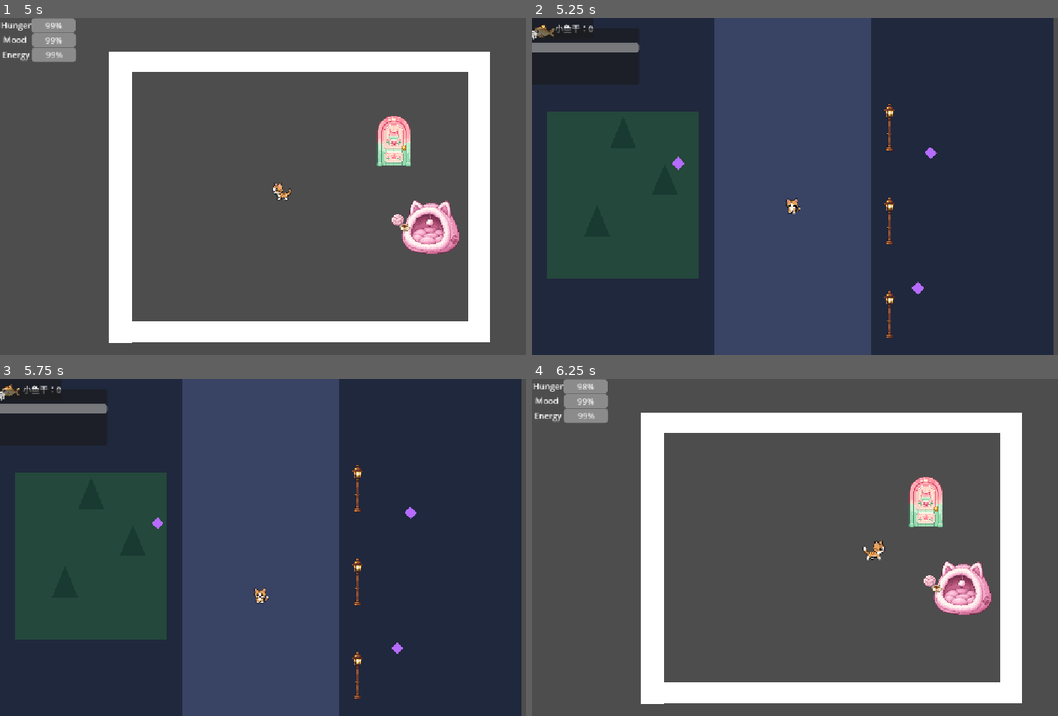
Above: before the commit, frames 1-4 (two rows, left to right).
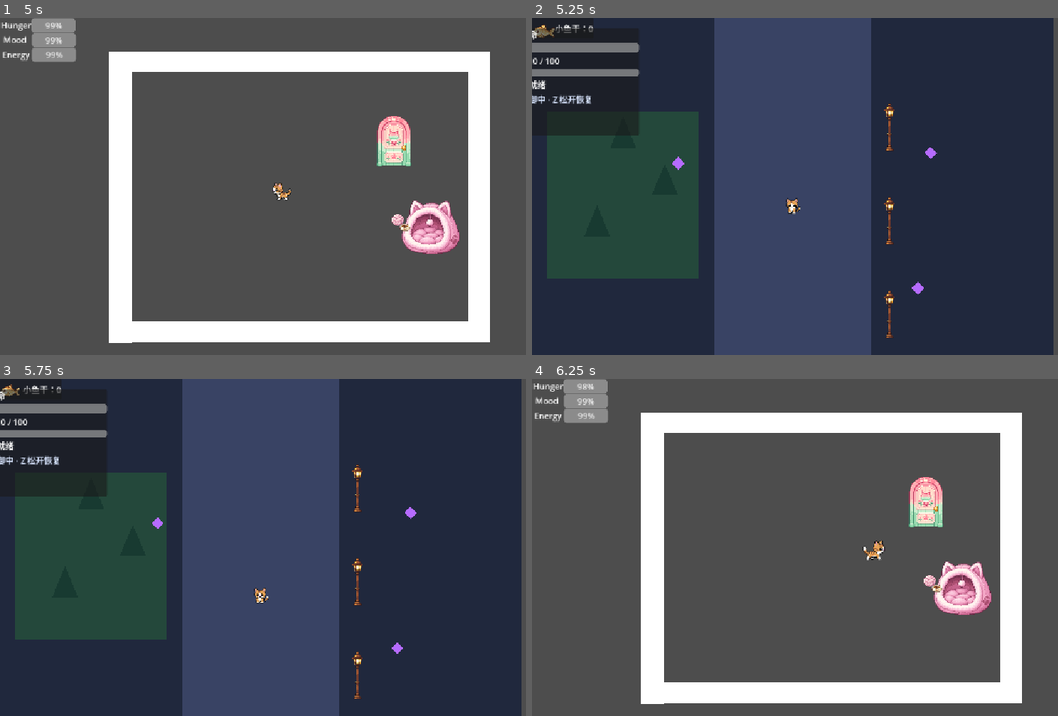
Above: after the commit, the same moments.

Repository: Kysuke727/pixelcat
Game: Godot game, scene res://scenes/main.tscn
Same seed, same stepped clock (60 frames per second), same inputs: the game is played once before the commit and once after it.
Inputs:
- Up to frame 1 (5 s): tap Enter at 0.5 s; hold D (move_right) 0.53-1.28 s; hold Z (defend) 0.53-1.28 s; hold S (move_down) 1.28-2.03 s; tap Z (defend) at 1.35, 3.05, 4.55 s; hold D (move_right) 2.03-2.78 s; hold Z (defend) 2.03-2.78 s; tap E (interact) at 2.1 s; hold W (move_up) 2.78-3.53 s; tap J (melee_attack) at 2.85 s; hold Z (defend) 3.53-4.28 s; hold A (move_left) from 3.53 s (still down); tap K (ranged_attack) at 3.6 s; tap Q (yarn_cut) at 4.35 s
- Up to frame 2 (5.25 s): release A (move_left) at 5.03 s; hold S (move_down) from 5.03 s (still down); hold Z (defend) from 5.03 s (still down); tap N at 5.1 s
- Up to frame 3 (5.75 s): keep holding S (move_down); keep holding Z (defend)
- Up to frame 4 (6.25 s): release S (move_down) at 5.78 s; release Z (defend) at 5.78 s; hold D (move_right) from 5.78 s (still down); tap B at 5.85 s; tap Z (defend) at 6.05 s

Frame 1 is identical in both runs. In frame 2, 1.9% of the frame differs, in the area x 0-21%, y 11-35%; in frame 3, 1.9%; in frame 4, nothing differs.

Commit message:
Implement V3 phase F combat HUD and test arena

Diff:
--- /dev/null
+++ b/scenes/combat_v3_test.tscn
@@ -0,0 +1,22 @@
+[gd_scene load_steps=3 format=3]
+
+[ext_resource type="PackedScene" path="res://scenes/worlds/night_world.tscn" id="1_night"]
+[ext_resource type="Script" path="res://scripts/combat_v3_test.gd" id="2_script"]
+
+[node name="CombatV3Test" type="Node2D" groups=["night_exploration"]]
+script = ExtResource("2_script")
+
+[node name="NightWorld" parent="." instance=ExtResource("1_night")]
+
+[node name="DebugLayer" type="CanvasLayer" parent="."]
+layer = 20
+
+[node name="Panel" type="PanelContainer" parent="DebugLayer"]
+offset_left = 660.0
+offset_top = 18.0
+offset_right = 980.0
+offset_bottom = 104.0
+
+[node name="DebugLabel" type="Label" parent="DebugLayer/Panel"]
+layout_mode = 2
+text = "COMBAT V3 TEST"
--- a/scenes/enemies/slime.tscn
+++ b/scenes/enemies/slime.tscn
@@ -21,6 +21,20 @@
 texture = ExtResource("2_texture")
 hframes = 4
 
+[node name="StatusFeedback" type="Label" parent="."]
+visible = false
+offset_left = -24.0
+offset_top = -30.0
+offset_right = 24.0
+offset_bottom = -16.0
+theme_override_colors/font_color = Color(1, 0.88, 0.42, 1)
+theme_override_colors/font_shadow_color = Color(0, 0, 0, 1)
+theme_override_constants/shadow_offset_x = 1
+theme_override_constants/shadow_offset_y = 1
+theme_override_font_sizes/font_size = 10
+text = "✦  ✦  ✦"
+horizontal_alignment = 1
+
 [node name="CollisionShape2D" type="CollisionShape2D" parent="."]
 position = Vector2(0, 7)
 shape = SubResource("CircleShape2D_body")
--- a/scenes/ui/battle_ui.tscn
+++ b/scenes/ui/battle_ui.tscn
@@ -17,7 +17,7 @@
 offset_left = 24.0
 offset_top = 24.0
 offset_right = 284.0
-offset_bottom = 132.0
+offset_bottom = 230.0
 
 [node name="VBoxContainer" type="VBoxContainer" parent="PanelContainer"]
 layout_mode = 2
@@ -33,6 +33,25 @@
 value = 6.0
 show_percentage = false
 
+[node name="ShieldLabel" type="Label" parent="PanelContainer/VBoxContainer"]
+layout_mode = 2
+text = "护盾 100 / 100"
+
+[node name="ShieldBar" type="ProgressBar" parent="PanelContainer/VBoxContainer"]
+custom_minimum_size = Vector2(240, 14)
+layout_mode = 2
+max_value = 100.0
+value = 100.0
+show_percentage = false
+
+[node name="YarnLabel" type="Label" parent="PanelContainer/VBoxContainer"]
+layout_mode = 2
+text = "毛线：就绪"
+
+[node name="CombatFeedback" type="Label" parent="PanelContainer/VBoxContainer"]
+layout_mode = 2
+text = "J 爪击 · K 毛线 · Z 防御 · Q 剪线"
+
 [node name="EnemyName" type="Label" parent="PanelContainer/VBoxContainer"]
 layout_mode = 2
 text = "史莱姆"
--- a/scripts/battle_ui.gd
+++ b/scripts/battle_ui.gd
@@ -1,10 +1,16 @@
 extends Control
 
 @onready var player_hp_bar: ProgressBar = $PanelContainer/VBoxContainer/PlayerHPBar
+@onready var shield_label: Label = $PanelContainer/VBoxContainer/ShieldLabel
+@onready var shield_bar: ProgressBar = $PanelContainer/VBoxContainer/ShieldBar
+@onready var yarn_label: Label = $PanelContainer/VBoxContainer/YarnLabel
+@onready var combat_feedback: Label = $PanelContainer/VBoxContainer/CombatFeedback
 @onready var enemy_name: Label = $PanelContainer/VBoxContainer/EnemyName
 @onready var enemy_hp_bar: ProgressBar = $PanelContainer/VBoxContainer/EnemyHPBar
 
 var shown_enemy: Node
+var player: Node
+var combat: Node
 
 
 func _ready() -> void:
@@ -15,13 +21,59 @@
 
 
 func _bind_player() -> void:
-	var player = get_tree().get_first_node_in_group("player")
+	player = get_tree().get_first_node_in_group("player")
 	if player == null:
 		return
+	combat = player.get_node_or_null("PlayerCombat")
 	player_hp_bar.max_value = player.max_health
 	player_hp_bar.value = player.current_health
+	shield_bar.max_value = player.shield_max_durability
+	shield_bar.value = player.shield_durability
 	if not player.health_changed.is_connected(_on_player_health_changed):
 		player.health_changed.connect(_on_player_health_changed)
+	_update_combat_readout()
+
+
+func _process(_delta: float) -> void:
+	if not is_instance_valid(player):
+		_bind_player()
+		return
+	_update_combat_readout()
+
+
+func _update_combat_readout() -> void:
+	if not is_instance_valid(player):
+		return
+	var durability: float = float(player.get("shield_durability"))
+	var max_durability: float = float(player.get("shield_max_durability"))
+	shield_bar.max_value = maxf(max_durability, 1.0)
+	shield_bar.value = durability
+	shield_label.text = "护盾 %.0f / %.0f" % [durability, max_durability]
+	if player.get("guard_break_left") > 0.0:
+		combat_feedback.text = "防御破碎 %.1fs" % float(player.get("guard_break_left"))
+		combat_feedback.add_theme_color_override("font_color", Color(1.0, 0.38, 0.32))
+	elif player.get("perfect_guard_flash_left") > 0.0:
+		combat_feedback.text = "完美防御！"
+		combat_feedback.add_theme_color_override("font_color", Color(1.0, 0.9, 0.4))
+	elif player.get("is_defending"):
+		combat_feedback.text = "炸毛防御中 · Z 松开恢复"
+		combat_feedback.add_theme_color_override("font_color", Color(0.85, 0.9, 1.0))
+	elif is_instance_valid(combat) and combat.get("combo_hit_feedback_left") > 0.0:
+		combat_feedback.text = "二连命中！史莱姆可能眩晕"
+		combat_feedback.add_theme_color_override("font_color", Color(1.0, 0.87, 0.45))
+	else:
+		combat_feedback.text = "J 爪击 · K 毛线 · Z 防御 · Q 剪线"
+		combat_feedback.add_theme_color_override("font_color", Color(0.85, 0.85, 0.85))
+	if is_instance_valid(combat):
+		var remaining: float = float(combat.get("ranged_cooldown_left"))
+		var active_connections: int = 0
+		for connection in combat.get("active_yarn_connections"):
+			if is_instance_valid(connection):
+				active_connections += 1
+		var yarn_state := "就绪" if remaining <= 0.0 else "冷却 %.1fs" % remaining
+		if active_connections > 0:
+			yarn_state += " · 连接 %d · Q 剪断减冷却" % active_connections
+		yarn_label.text = "毛线：" + yarn_state
 
 
 func _on_player_health_changed(current_health: int, max_health: int) -> void:
--- /dev/null
+++ b/scripts/combat_v3_test.gd
@@ -0,0 +1,31 @@
+extends Node2D
+
+@onready var debug_label: Label = $DebugLayer/Panel/DebugLabel
+
+
+func _process(_delta: float) -> void:
+	var player := get_tree().get_first_node_in_group("player")
+	if player == null:
+		debug_label.text = "Combat V3 Test · 等待玩家"
+		return
+	var enemies := get_tree().get_nodes_in_group("enemies")
+	var combat := player.get_node_or_null("PlayerCombat")
+	var status := "正常"
+	if player.get("dead"):
+		status = "死亡"
+	elif player.get("guard_break_left") > 0.0:
+		status = "破防 %.1fs" % float(player.get("guard_break_left"))
+	elif player.get("perfect_guard_flash_left") > 0.0:
+		status = "完美防御"
+	elif player.get("is_defending"):
+		status = "防御中"
+	var yarn_count := 0
+	if is_instance_valid(combat):
+		for connection in combat.get("active_yarn_connections"):
+			if is_instance_valid(connection):
+				yarn_count += 1
+	debug_label.text = (
+		"COMBAT V3 TEST\nWASD 移动 · J 连爪 · K 毛线 · Q 剪线 · Z 防御\n"
+		+ "史莱姆：%d · 毛线连接：%d\n状态：%s · 护盾：%.0f / %.0f"
+		% [enemies.size(), yarn_count, status, float(player.get("shield_durability")), float(player.get("shield_max_durability"))]
+	)
--- a/scripts/enemies/slime.gd
+++ b/scripts/enemies/slime.gd
@@ -94,6 +94,7 @@
 @onready var attack_sound: AudioStreamPlayer2D = $AttackSound
 @onready var hit_sound: AudioStreamPlayer2D = $HitSound
 @onready var death_sound: AudioStreamPlayer2D = $DeathSound
+@onready var status_feedback: Label = $StatusFeedback
 
 
 func _ready() -> void:
@@ -563,3 +564,23 @@
 	else:
 		sprite.frame = int(animation_time * 8.0) % 4
 		sprite.scale = Vector2.ONE
+	if state == SlimeState.DEAD:
+		status_feedback.visible = false
+	elif state == SlimeState.STUNNED:
+		status_feedback.text = "✦  ✦  ✦"
+		status_feedback.add_theme_color_override("font_color", Color(1.0, 0.88, 0.42))
+		status_feedback.visible = true
+	elif bind_time_left > 0.0:
+		status_feedback.text = "束缚"
+		status_feedback.add_theme_color_override("font_color", Color(0.45, 0.88, 1.0))
+		status_feedback.visible = true
+	elif state == SlimeState.HURT:
+		status_feedback.text = "受击"
+		status_feedback.add_theme_color_override("font_color", Color(1.0, 0.55, 0.5))
+		status_feedback.visible = true
+	elif slow_time_left > 0.0:
+		status_feedback.text = "减速"
+		status_feedback.add_theme_color_override("font_color", Color(0.55, 0.85, 1.0))
+		status_feedback.visible = true
+	else:
+		status_feedback.visible = false
--- a/scripts/player_combat.gd
+++ b/scripts/player_combat.gd
@@ -48,6 +48,7 @@
 var ranged_cooldown_left: float = 0.0
 var combo_window_left: float = 0.0
 var combo_window_open: bool = false
+var combo_hit_feedback_left: float = 0.0
 var buffered_combo: bool = false
 var combo_stun_targets: Dictionary = {}
 var stun_rng := RandomNumberGenerator.new()
@@ -83,6 +84,7 @@
 func _process(delta: float) -> void:
 	melee_cooldown_left = maxf(melee_cooldown_left - delta, 0.0)
 	ranged_cooldown_left = maxf(ranged_cooldown_left - delta, 0.0)
+	combo_hit_feedback_left = maxf(combo_hit_feedback_left - delta, 0.0)
 	if combo_window_open:
 		combo_window_left = maxf(combo_window_left - delta, 0.0)
 		if combo_window_left <= 0.0:
@@ -233,6 +235,7 @@
 			combo_window_left = combo_window
 	elif action_state == ActionState.ATTACK2 and not combo_stun_targets.has(target_id):
 		combo_stun_targets[target_id] = true
+		combo_hit_feedback_left = 0.65
 		if stun_rng.randf() < COMBO_STUN_CHANCE and target.has_method("apply_stun"):
 			target.apply_stun(stun_duration, stun_resistance_duration)
 
--- /dev/null
+++ b/tests/combat_v3_phase_f.gd
@@ -0,0 +1,68 @@
+extends SceneTree
+
+var failures: Array[String] = []
+
+
+func _initialize() -> void:
+	call_deferred("_run")
+
+
+func _run() -> void:
+	var test_scene: Node = load("res://scenes/combat_v3_test.tscn").instantiate()
+	root.add_child(test_scene)
+	current_scene = test_scene
+	await physics_frame
+	var player := get_first_node_in_group("player")
+	var combat = player.get_node("PlayerCombat")
+	var ui := get_first_node_in_group("battle_ui")
+	_check(test_scene.is_in_group("night_exploration"), "dedicated test scene enables night-only combat")
+	_check(player != null and combat != null, "test scene contains a playable cat and combat controller")
+	_check(
+		test_scene.get_node_or_null("NightWorld/SlimeA") != null
+			and test_scene.get_node_or_null("NightWorld/SlimeB") != null,
+		"test scene contains multiple slime targets"
+	)
+	_check(test_scene.get_node_or_null("NightWorld/Walls") != null, "test scene includes real wall collision geometry")
+	_check(ui != null and ui.get_node_or_null("PanelContainer/VBoxContainer/ShieldBar") != null, "battle HUD includes shield durability")
+	_check(ui.get_node_or_null("PanelContainer/VBoxContainer/YarnLabel") != null, "battle HUD includes yarn cooldown/connection feedback")
+	_check(ui.get_node_or_null("PanelContainer/VBoxContainer/CombatFeedback") != null, "battle HUD includes defense and perfect-guard feedback")
+	var slime_scene: Node = load("res://scenes/enemies/slime.tscn").instantiate()
+	_check(
+		slime_scene.get_node_or_null("StatusFeedback") != null,
+		"slime scene includes status feedback for stun, bind, hit and slow"
+	)
+	slime_scene.free()
+	_check(test_scene.get_node_or_null("DebugLayer/Panel/DebugLabel") != null, "combat test scene exposes live debug status")
+	_check(combat._can_start_action(), "combat actions are permitted in the dedicated test scene")
+	player.perfect_guard_flash_left = 0.2
+	ui._update_combat_readout()
+	_check(ui.get_node("PanelContainer/VBoxContainer/CombatFeedback").text == "完美防御！", "HUD displays perfect guard feedback")
+	player.perfect_guard_flash_left = 0.0
+	player.guard_break_left = 1.0
+	ui._update_combat_readout()
+	_check(ui.get_node("PanelContainer/VBoxContainer/CombatFeedback").text.begins_with("防御破碎"), "HUD displays guard-break recovery")
+	player.guard_break_left = 0.0
+	var status_label: Label = test_scene.get_node("DebugLayer/Panel/DebugLabel")
+	_check(status_label.text.contains("COMBAT V3 TEST"), "debug overlay renders its input and status guide")
+
+	for audio_player in test_scene.find_children("*", "AudioStreamPlayer2D", true, false):
+		audio_player.stop()
+		audio_player.stream = null
+	test_scene.queue_free()
+	await process_frame
+	await process_frame
+	await create_timer(0.25).timeout
+	if failures.is_empty():
+		print("COMBAT_V3_PHASE_F_PASSED")
+		quit(0)
+	else:
+		for failure in failures:
+			push_error(failure)
+		quit(1)
+
+
+func _check(condition: bool, description: String) -> void:
+	if condition:
+		print("PASS: ", description)
+	else:
+		failures.append(description)
Not shown, added: scripts/combat_v3_test.gd.uid
Not shown, added: tests/combat_v3_phase_f.gd.uid
